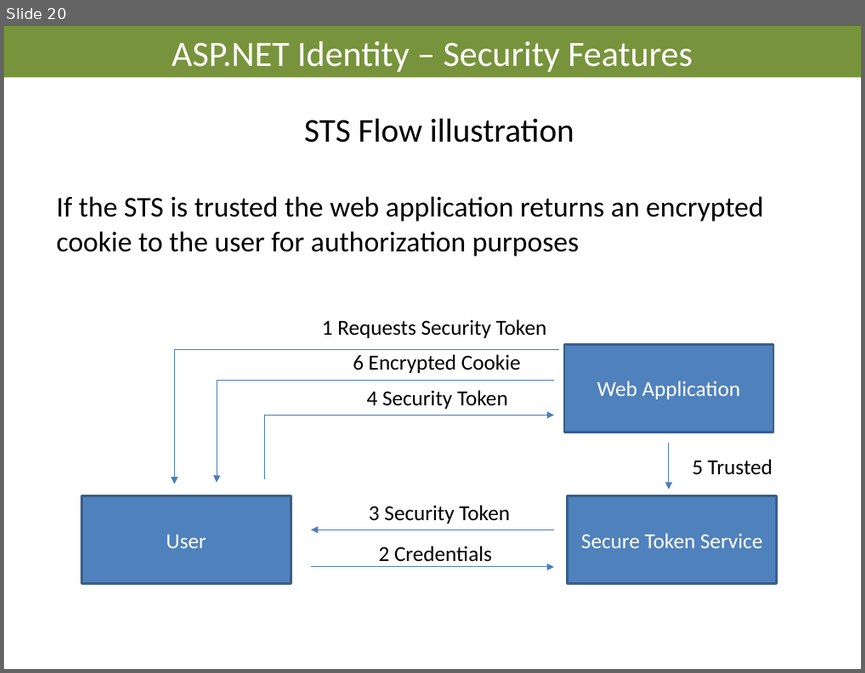
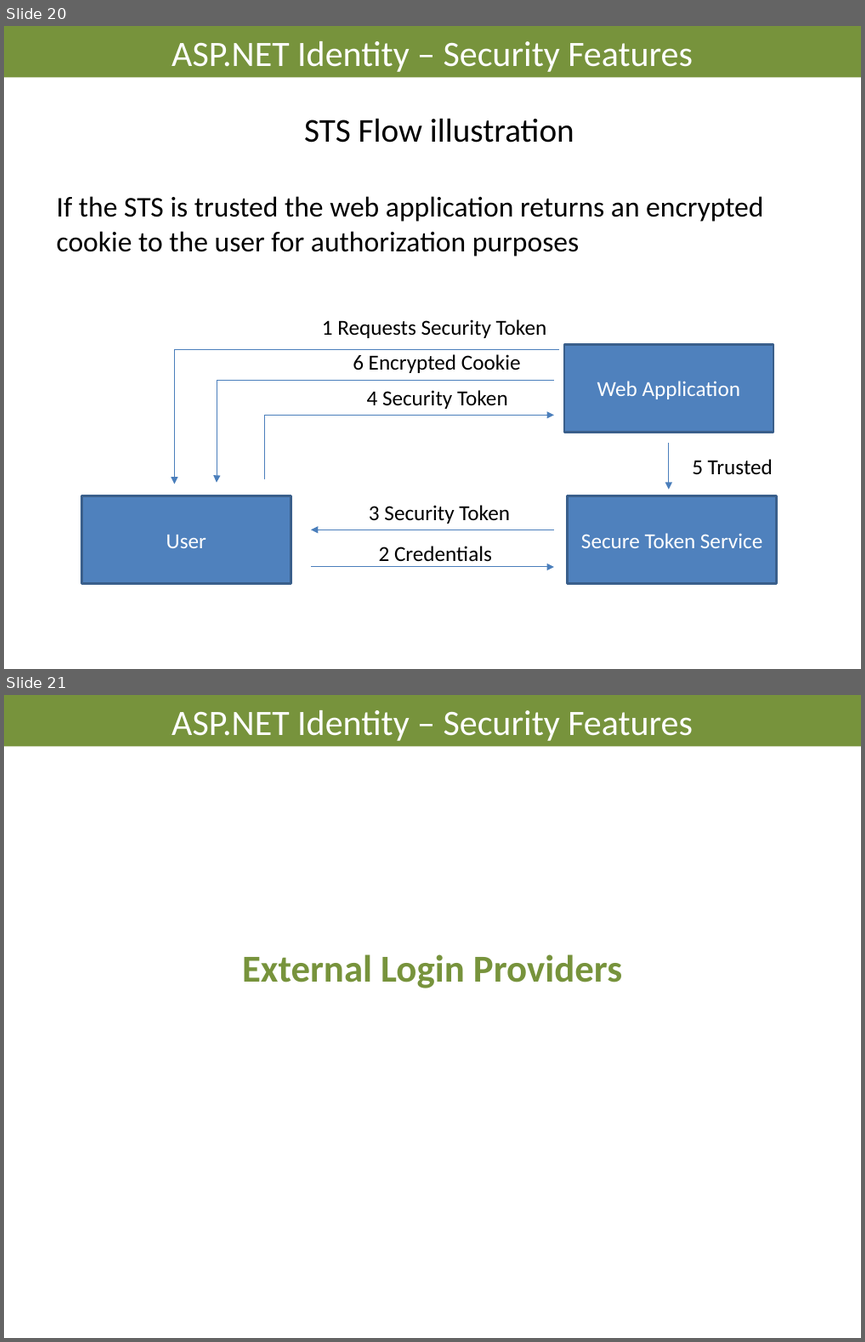
Before and after one commit to AndreasElffors/ProjectIdentity, a slide deck: Documents/Slides/Identity-SecurityFeatures.pptx. Shown one above the other, each under a label of ours: slide 20 before the commit, slides 20 and 21 after it. The pictures are 865x673 and 865x1342 pixels, drawn with LibreOffice and Linux fonts; fonts in the diff are those of the drawing; background and template pictures are left out. Boxes give left, top, right and bottom in pixels: in the first picture for what was removed or moved away, otherwise in the second. Text is boxed around its words. In the diff, an @@ line names an element or a change of style, - is before the commit and + after.

```diff
--- a/Documents/Slides/Identity-SecurityFeatures.pptx
+++ b/Documents/Slides/Identity-SecurityFeatures.pptx
@@ slide 21 added at (4,695,861,1338), background #FFFFFF @@
@@ title added at (4,695,861,746), fill #77933C, 30 pt, text #FFFFFF @@
+ASP.NET Identity – Security Features
@@ text added at (242,954,622,988), 32 pt, text #77933C, bold @@
+External Login Providers
```
Also in this commit, not shown: 1 slide changed, 4 other slides added, 2 other files.
